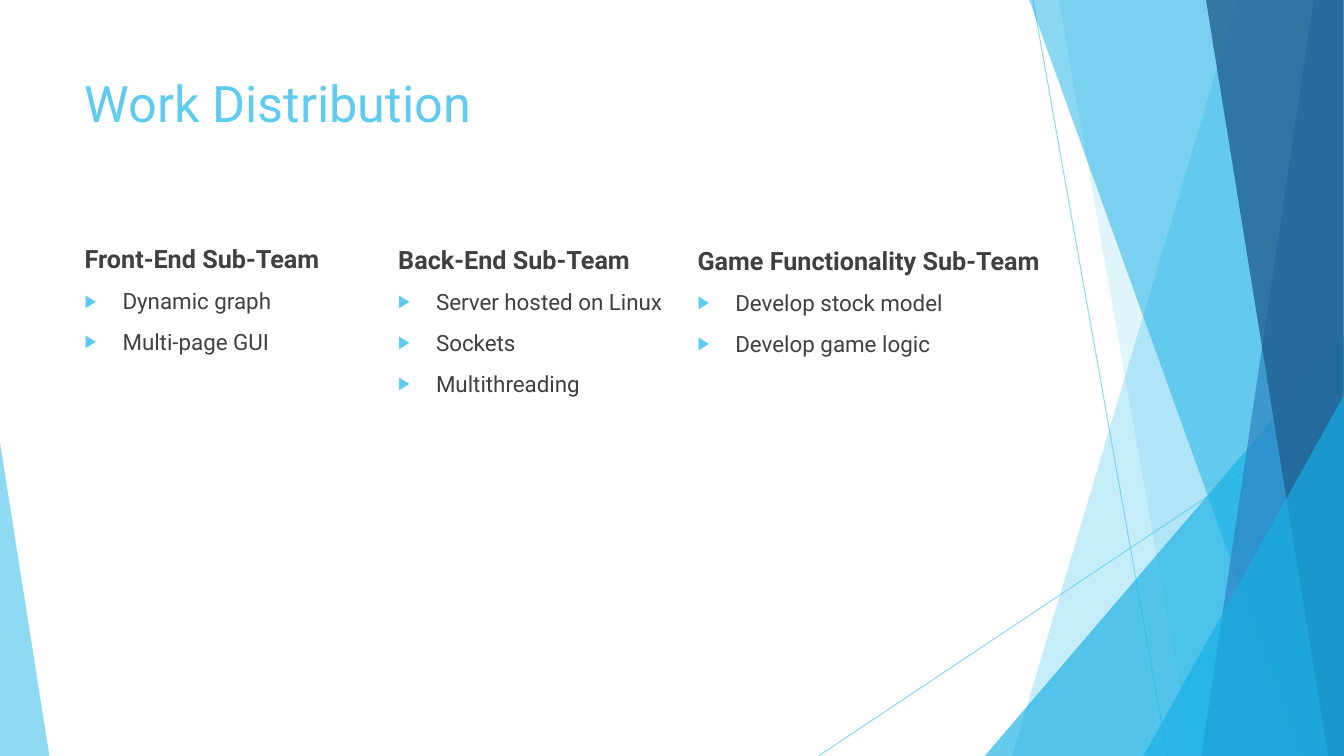
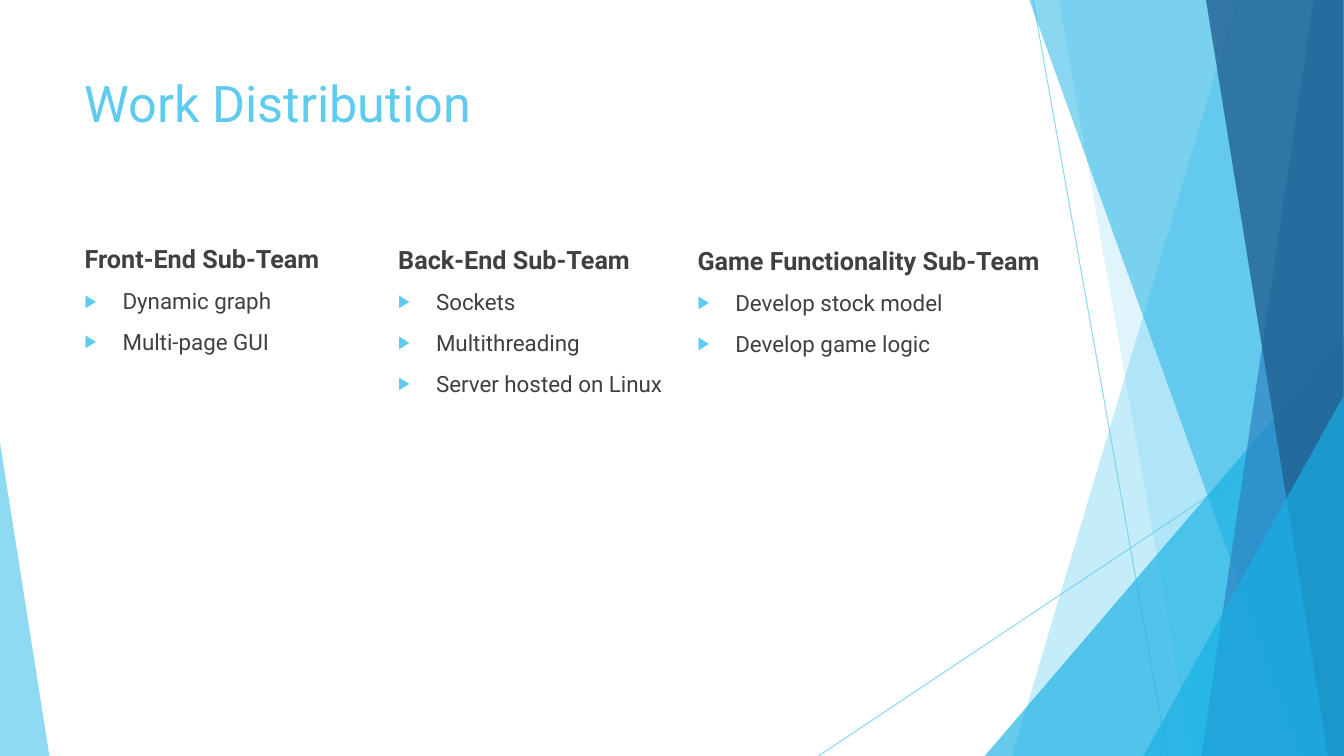
Before and after one commit to fazeelabbasi/CRASH, a slide deck: slide 6 of docs/CMPE 320 Final Group Presentation.pptx. Drawn at 1344x756 pixels with LibreOffice and Linux fonts; fonts in the diff are those of the drawing. Boxes give left, top, right and bottom in pixels: in the first picture for what was removed or moved away, otherwise in the second. Text is boxed around its words. In the diff, an @@ line names an element or a change of style, - is before the commit and + after.

```diff
--- a/docs/CMPE 320 Final Group Presentation.pptx
+++ b/docs/CMPE 320 Final Group Presentation.pptx
@@ text at (x1=436, y1=293, x2=662, y2=310): paragraph removed @@
-▶ Server hosted on Linux
@@ text at (x1=436, y1=375, x2=662, y2=392): paragraph added @@
+▶ Server hosted on Linux
```
Also in this commit, not shown: 4 other slides changed, 2 other files.
